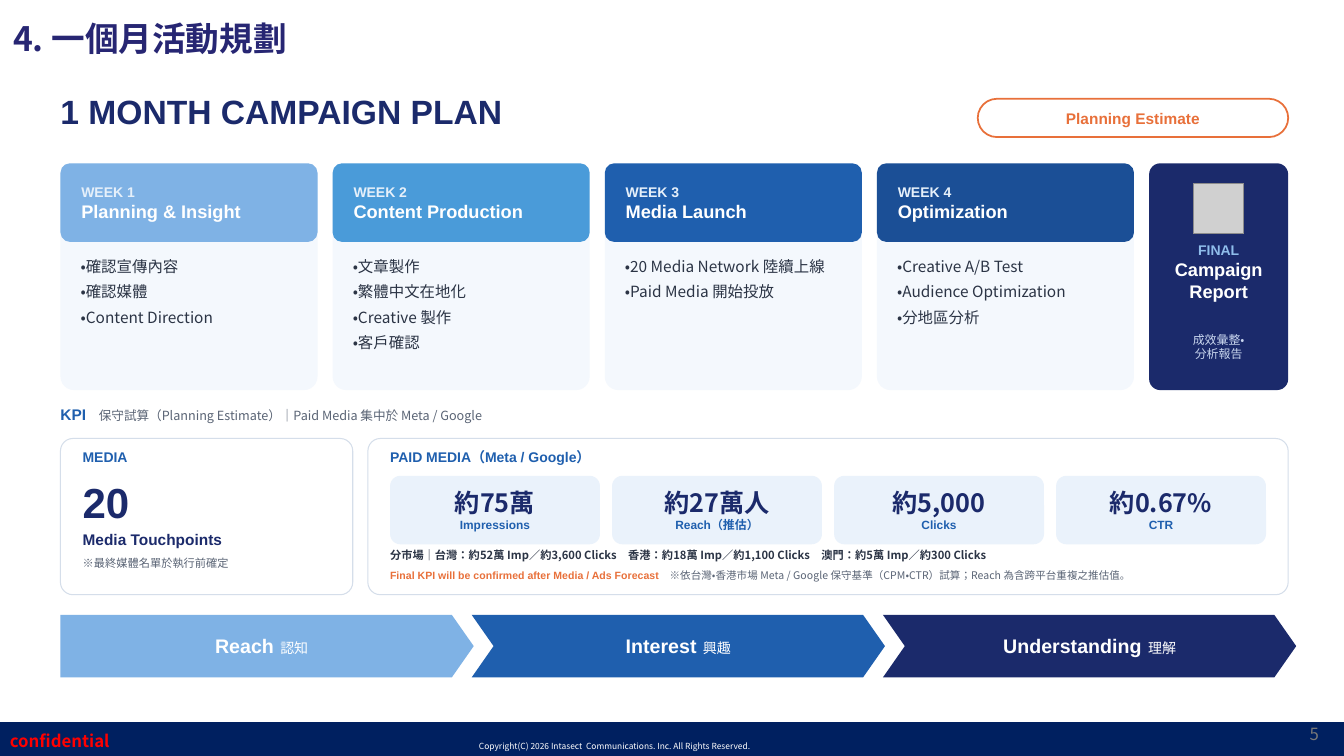
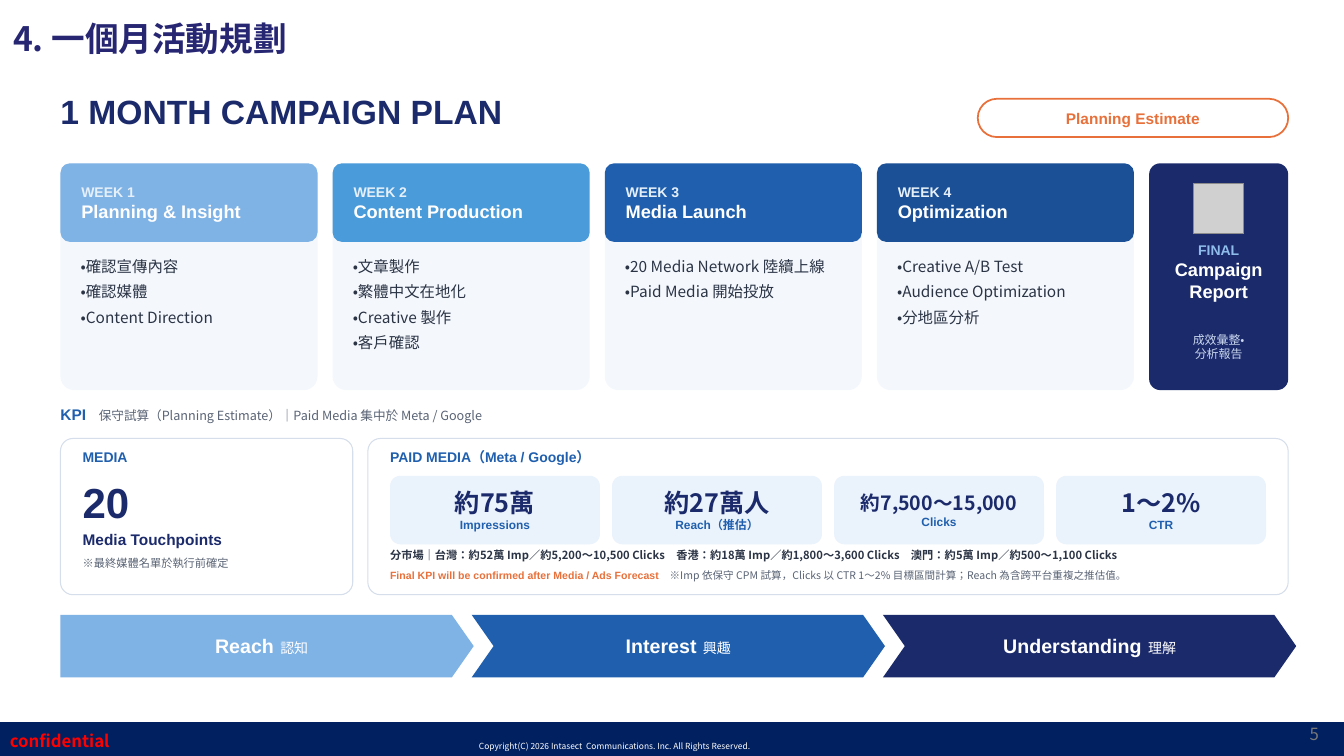
Before and after one commit to shelleychenyi/proposal, a slide deck: slide 5 of 神奈川縣/【Intasect】神奈川縣_台港澳2027年新年觀光禮儀宣導推廣企劃_202609_繁中版.pptx. Drawn at 1344x756 pixels with LibreOffice and Linux fonts; fonts in the diff are those of the drawing; grey boxes stand for pictures; background and template pictures are left out. Boxes give left, top, right and bottom in pixels: in the first picture for what was removed or moved away, otherwise in the second. Text is boxed around its words. In the diff, an @@ line names an element or a change of style, - is before the commit and + after.

```diff
--- a/神奈川縣/【Intasect】神奈川縣_台港澳2027年新年觀光禮儀宣導推廣企劃_202609_繁中版.pptx
+++ b/神奈川縣/【Intasect】神奈川縣_台港澳2027年新年觀光禮儀宣導推廣企劃_202609_繁中版.pptx
@@ text in rounded rectangle at (861,493,1017,514): text changed; size 18 to 14 pt @@
-約5,000
+約7,500〜15,000
@@ text in rounded rectangle at (1121,493,1200,513): text changed @@
-約0.67%
+1〜2%
@@ text at (390,549,1118,562): text changed @@
-分市場｜台灣：約52萬 Imp／約3,600 Clicks 香港：約18萬 Imp／約1,100 Clicks 澳門：約5萬 Imp／約300 Clicks
+分市場｜台灣：約52萬 Imp／約5,200〜10,500 Clicks 香港：約18萬 Imp／約1,800〜3,600 Clicks 澳門：約5萬 Imp／約500〜1,100 Clicks
@@ text at (390,570,1126,582): text changed @@
-Final KPI will be confirmed after Media / Ads Forecast ※依台灣・香港市場 Meta / Google 保守基準（CPM・CTR）試算；Reach 為含跨平台重複之推估值。
+Final KPI will be confirmed after Media / Ads Forecast ※Imp 依保守 CPM 試算，Clicks 以 CTR 1〜2% 目標區間計算；Reach 為含跨平台重複之推估值。
```
Also in this commit, not shown: 1 other slide changed, 1 other file.
